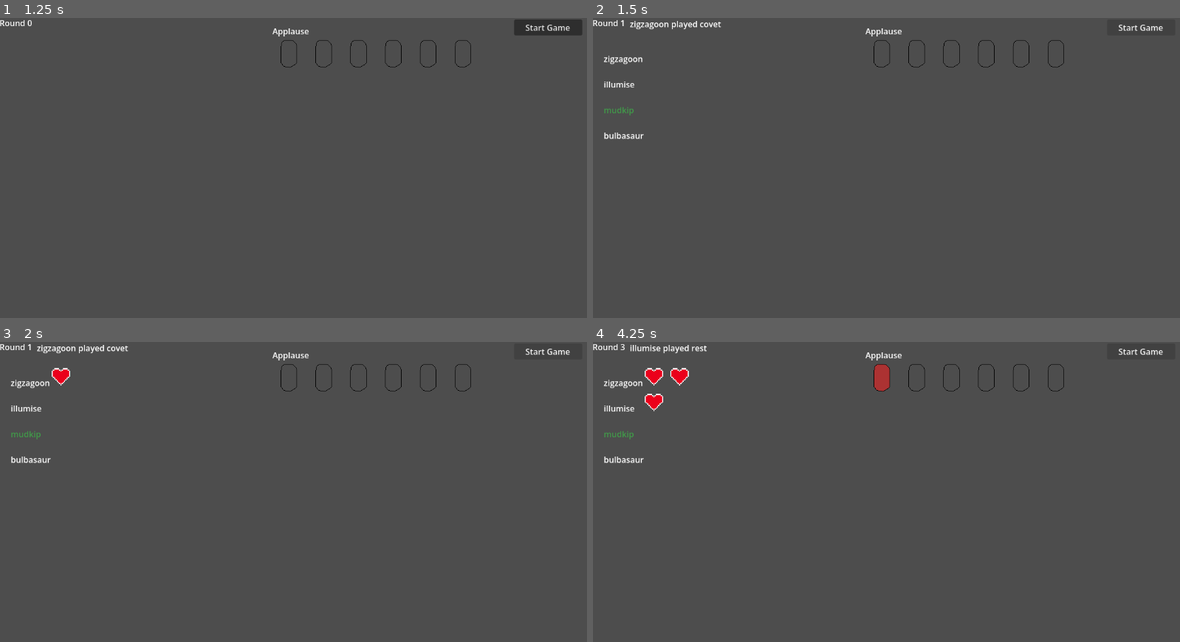
Above: before the commit, frames 1-4 (two rows, left to right).
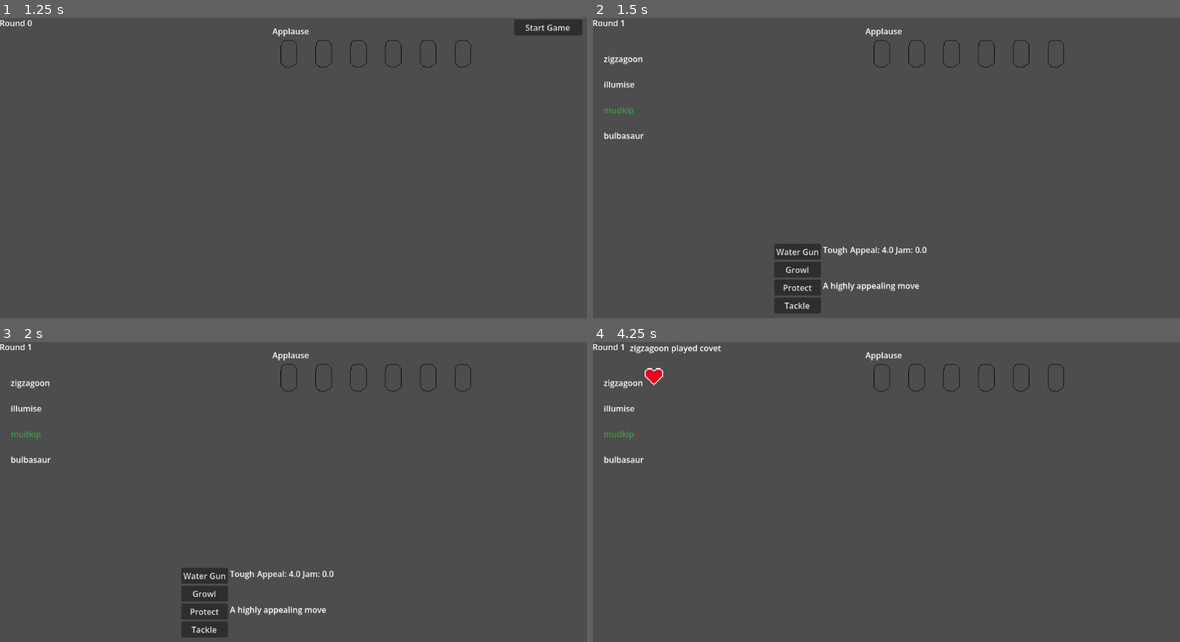
Above: after the commit, the same moments.

Repository: coreyli1/contests
Game: Godot game, scene res://main.tscn
Same seed, same stepped clock (60 frames per second), same inputs: the game is played once before the commit and once after it.
Inputs (mouse positions are in pixels of both pictures, inside the frame that each line leads up to):
- Up to frame 1 (1.25 s): click "PLAY" at 0.5 s
- Up to frame 2 (1.5 s): click "Start Game" at 1.25 s
- Up to frame 3 (2 s): no input
- Up to frame 4 (4.25 s): click (798, 576) at 2 s, where only the run after the commit has a clickable "Water Gun"; click (1138, 351) at 2.75 s, where only the run before the commit has a clickable "Start Game"; click (1138, 351) at 3.5 s, where only the run before the commit has a clickable "Start Game"

Frame 1 is identical in both runs. In frame 2, 2.2% of the frame differs, in the area x 6-98%, y 0-99%; in frame 3, 2.3%; in frame 4, 0.8%.

Commit message:
implemented the apply move first then play round to match the original game

Diff:
--- a/contest.gd
+++ b/contest.gd
@@ -24,6 +24,11 @@
 	round += 1
 	round_label.text = "Round " + str(round)
 	generate_pokemon()
+	moves.visible = true
+	button.visible = false
+
+	await moves.moves_applied
+	moves.visible = false
 	if Global.turn_order[Global.turn] == Global.current_pokemon:
 		player_turn()
 	else:
@@ -33,8 +38,6 @@
 
 
 
-func _on_apply_moves_pressed() -> void:
-	Global.current_pokemon.generate_hearts(Global.current_move)
 
 #appeal
 
@@ -102,14 +105,9 @@
 func player_turn():
 	print("Player played a turn")
 	game_state.text = "Player's turn"
-	moves.visible = true
-	button.release_focus()
-	moves.move_1.grab_focus()
-	#display move menu
-	#wait for move menu
+	Global.current_pokemon.play_turn(Global.current_move)
+	await Global.end_turn
 
-	await Global.end_turn
-	moves.visible = false
 
 	if Global.move_data[Global.current_pokemon.previous_move].type == Global.contest_type:
 		voltage.add_applause()
--- a/data/pokemon/pokemon.gd
+++ b/data/pokemon/pokemon.gd
@@ -69,6 +69,7 @@
 	await generate_hearts(current_appeal)
 	total_appeal += current_appeal
 
+	print("generated hearts")
 
 
 
--- a/ui/contest/moves.gd
+++ b/ui/contest/moves.gd
@@ -2,6 +2,9 @@
 
 var moves_added : bool = false
 var moves : Array[String]
+
+signal moves_applied
+
 @onready var moves_group: VBoxContainer = %MovesGroup
 @onready var move_1: Button = %"Move 1"
 @onready var move_2: Button = %"Move 2"
@@ -50,8 +53,11 @@
 	pass
 
 func button_pressed(m: int):
+
 	Global.current_move = moves[m]
-	Global.current_pokemon.play_turn(Global.current_move)
+	print("button pressed ", Global.current_move)
+	#Global.current_pokemon.play_turn(Global.current_move)
+	moves_applied.emit()
 
 func create_quant() -> void:
 	appeal.text = "Appeal: " + str(Global.move_data[moves[0]].appeal)
